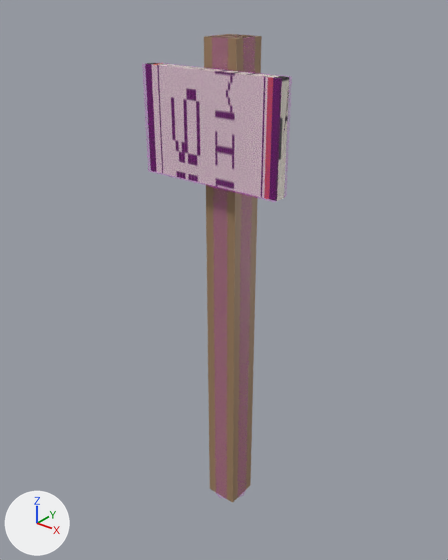
A saved change to the COLLADA model beamng-props/mile-marker/export/dae/milemarker_098.dae.
The view is the same before and after, from a 50 mm camera at (0.994, -1.277, 1.576) aimed at (-0.024, -0.004, 0.786). The lights are fixed; the arrows at lower left show +X, +Y and +Z. The older version comes first. Where no turn or scale is listed for an object, it has been applied to the vertices.

Objects in the first picture: 'Colmesh_post-1', 'Colmesh_sign-1', 'post', 'sign'.
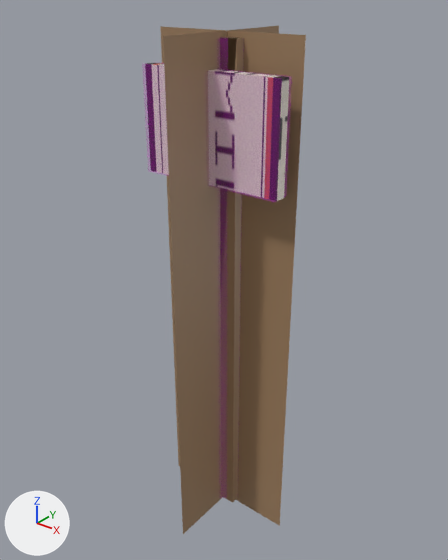
The newer file is also turned or shifted as a whole; pictures and numbers use the older file's frame.

The change, as a diff of the scene's bpy script:
```diff
--- a/beamng-props/mile-marker/export/dae/milemarker_098.dae.py
+++ b/beamng-props/mile-marker/export/dae/milemarker_098.dae.py
@@ me_milemarker_098_a800 @@
+me_milemarker_098_a800.from_pydata(...)  # a box spanning x -0.05..0.05, y -0.05..0.05, z 0.0..1.45, material slot 0; a box spanning x -0.21..0.21, y -0.095..-0.065, z 1.1..1.38, material slot 1
+me_milemarker_098_a800.materials.append(mat_wood_097)  # brown #a08161
+me_milemarker_098_a800.materials.append(mat_sign_097)  # picture img_mile_098_png
@@ me_milemarker_098_a50 @@
+me_milemarker_098_a50.from_pydata([(-0.22, 0.0, -0.014), (0.22, 0.0, -0.014), (0.22, 0.0, 1.464), (-0.22, 0.0, 1.464), (0.0, -0.22, -0.014), (0.0, 0.22, -0.014), (0.0, 0.22, 1.464), (0.0, -0.22, 1.464)], [], [(1, 3, 0), (5, 7, 4), (1, 2, 3), (5, 6, 7)])
+me_milemarker_098_a50.materials.append(mat_wood_097)  # brown #a08161
@@ ob_milemarker_098_a800 @@
-ob_milemarker_098_a800 = bpy.data.objects.new('milemarker_098_a800', None)
+ob_milemarker_098_a800 = bpy.data.objects.new('milemarker_098_a800', me_milemarker_098_a800)
 ob_milemarker_098_a800.parent = ob_start01
@@ ob_post @@
-ob_post = bpy.data.objects.new('post', me_cube)
-ob_post.location = (0.0, 0.0, 0.725)
@@ ob_sign @@
-ob_sign = bpy.data.objects.new('sign', me_cube_001)
-ob_sign.location = (0.0, -0.08, 1.24)
@@ ob_milemarker_098_a50 @@
+ob_milemarker_098_a50 = bpy.data.objects.new('milemarker_098_a50', me_milemarker_098_a50)
+ob_milemarker_098_a50.location = (0.0, -0.022, 0.0)
```

Boxes (x1, y1, x2, y2) around the edits, measured in the pictures (448 x 560 px):
'milemarker_098_a50', added (brown)
    after: (160, 26, 306, 534)
'post', deleted (brown)
    before: (204, 34, 262, 502)
'milemarker_098_a800', now drawn
    after: (147, 37, 289, 502)
    faces in mat_wood_097 (brown #a08161): (221, 37, 243, 502)
    faces in mat_sign_097 (picture img_mile_098_png): (147, 63, 289, 201)
'sign', deleted
    before: (148, 63, 289, 201)
